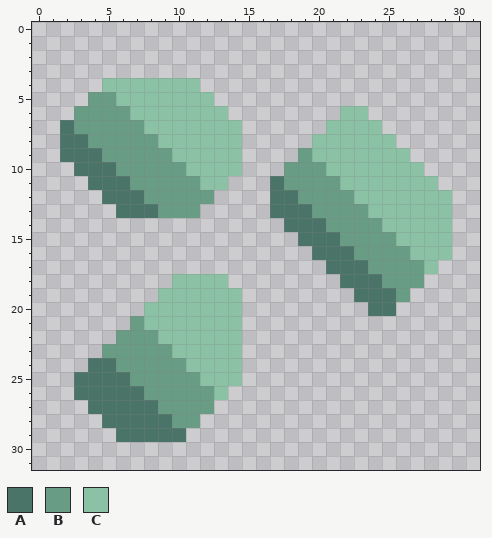
Two states of a pixel-art sprite, sprites/blocks/environment/ore-kiten1.png. The picture above was drawn from the file before the commit.
The file is 32x32 pixels.
Palette (. is transparent): A #4a7468  B #699c85  C #8bc2a5
Pixels before, first column x 2:
 4 ...CCCCCCC..................
 5 ..BBCCCCCCC.................
 6 .BBBBCCCCCCC........CC......
 7 ABBBBBCCCCCCC......CCCC.....
 8 AABBBBBCCCCCC.....CCCCCC....
 9 AAABBBBBCCCCC....BCCCCCCC...
10 .AAABBBBBCCCC...BBBCCCCCCC..
11 ..AAABBBBBCC...ABBBBCCCCCCC.
12 ...AAABBBBB....AABBBBCCCCCCC
13 ....AAABBB.....AAABBBBCCCCCC
14 ................AAABBBBCCCCC
15 .................AAABBBBCCCC
16 ..................AAABBBBCCC
17 ...................AAABBBBC.
18 ........CCCC........AAABBB..
19 .......CCCCCC........AAAB...
20 ......CCCCCCC.........AA....
21 .....BCCCCCCC...............
22 ....BBBCCCCCC...............
23 ...BBBBBCCCCC...............
24 ..AABBBBBCCCC...............
25 .AAAABBBBBCCC...............
26 .AAAAABBBBBC................
27 ..AAAAABBBB.................
28 ...AAAAABB..................
29 ....AAAAA...................
After:
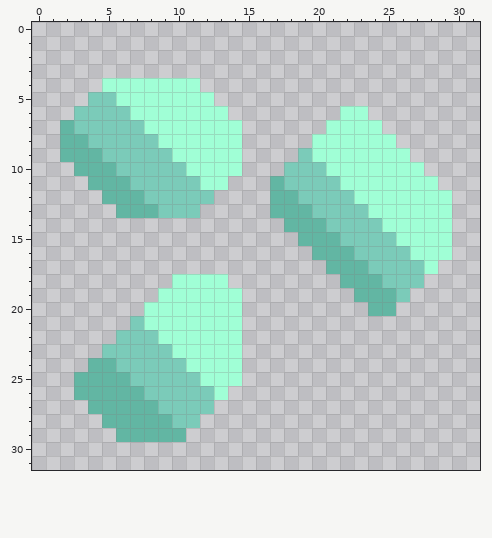
The edit:
colour A: #4a7468 -> #62b6a3
colour B: #699c85 -> #7bcbb9
colour C: #8bc2a5 -> #a0ffd6
Pixel boxes of the changes (left, top, right, bottom) in both pictures:
changed: (60, 78, 452, 442)
